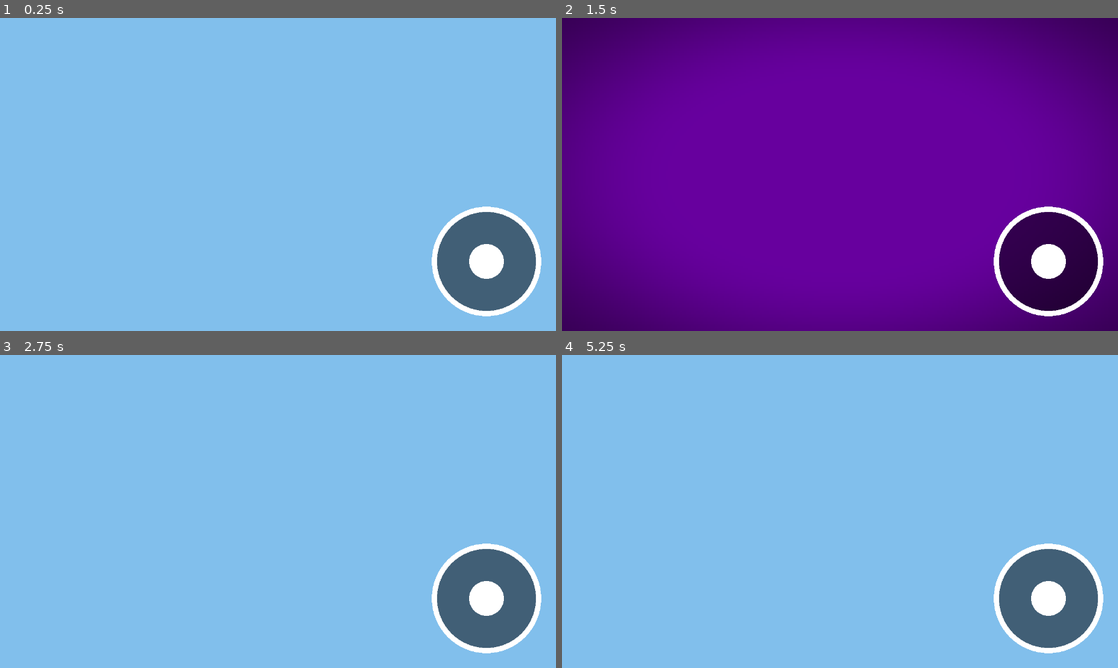
Above: before the commit, frames 1-4 (two rows, left to right).
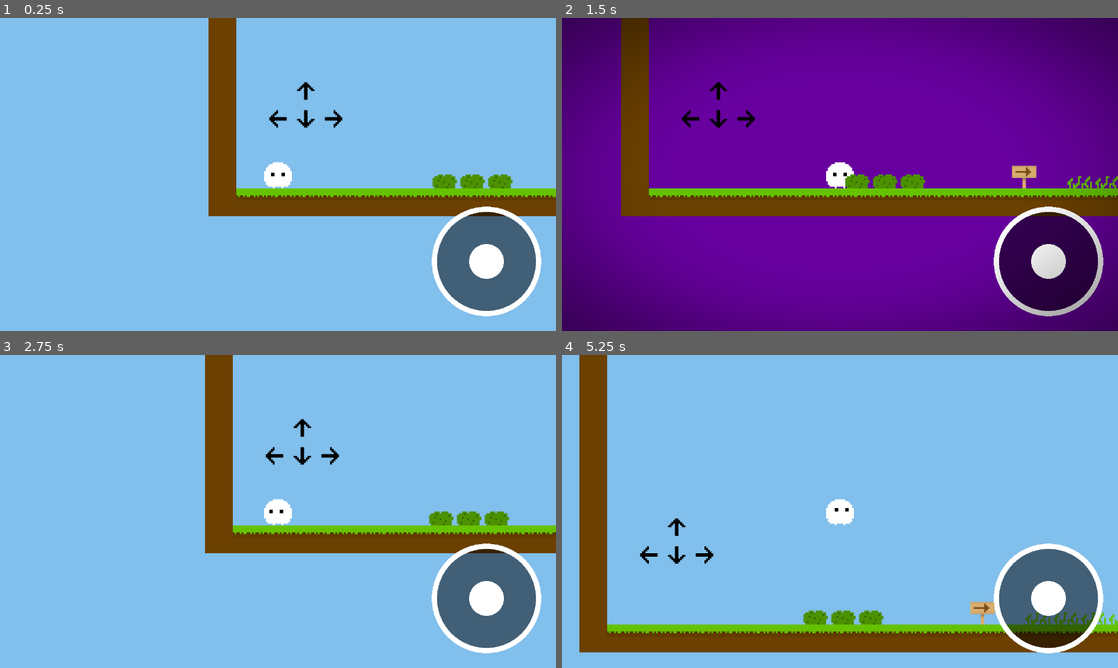
Above: after the commit, the same moments.

Repository: Shadow-Switch/Shadow-Switch
Game: Godot game, scene res://scenes/game.tscn
Two runs of this game, one before a commit and one after it. Both use one fixed random seed, a clock stepped at 60 frames per second and the inputs below.
Inputs (mouse positions are in pixels of both pictures, inside the frame that each line leads up to):
- Up to frame 1 (0.25 s): no input
- Up to frame 2 (1.5 s): tap Enter (ui_accept) at 0.5 s; move the mouse to (962, 158) at 0.52 s; hold D (move_right) 0.53-1.25 s; tap X (switch_dimension) at 0.6 s; click (962, 158) at 0.67 s; tap W (jump) at 0.77 s; drag from (728, 190) to (812, 237) at 1.27 s
- Up to frame 3 (2.75 s): tap Enter (ui_accept) at 2 s; move the mouse to (333, 442) at 2.02 s; hold A (move_left) from 2.03 s (still down); tap X (switch_dimension) at 2.1 s
- Up to frame 4 (5.25 s): release A (move_left) at 2.75 s; drag from (812, 574) to (673, 464) at 2.77 s; tap Enter (ui_accept) at 3.5, 5 s; move the mouse to (1006, 558) at 3.52 s; hold D (move_right) 3.53-4.25 s; tap X (switch_dimension) at 3.6, 5.1 s; tap W (jump) at 3.77 s; drag from (673, 464) to (756, 433) at 4.27 s; move the mouse to (867, 511) at 5.02 s; hold D (move_right) from 5.03 s (still down); click (867, 511) at 5.17 s

The runs differ from the first frame. In frame 1, 9.3% of the frame differs, in the area x 37-100%, y 0-64%; in frame 2, 13%; in frame 3, 9.3%; in frame 4, 14%, in the area x 3-100%, y 0-96%.

Commit message:
버그 수정 및 누락된 꽃 추가

Diff:
--- a/scenes/game.tscn
+++ b/scenes/game.tscn
@@ -13,11 +13,6 @@
 position = Vector2(8, 8)
 
 [node name="CanvasLayer" type="CanvasLayer" parent="." unique_id=1884144013]
-
-[node name="ColorRect" type="ColorRect" parent="CanvasLayer" unique_id=1346394329]
-material = ExtResource("4_iywne")
-offset_right = 320.0
-offset_bottom = 180.0
 
 [node name="TouchScreenJoystick" type="Control" parent="CanvasLayer" unique_id=801613196]
 layout_mode = 3
@@ -43,8 +38,15 @@
 action_down = &"switch_dimension"
 metadata/_custom_type_script = "uid://bxed2wxh288sw"
 
-[node name="BackGroundColor" type="ColorRect" parent="CanvasLayer" unique_id=1692858609]
-z_index = -1
+[node name="ColorRect" type="ColorRect" parent="CanvasLayer" unique_id=1346394329]
+material = ExtResource("4_iywne")
+offset_right = 320.0
+offset_bottom = 180.0
+
+[node name="CanvasLayer2" type="CanvasLayer" parent="." unique_id=2046220483]
+layer = -1
+
+[node name="BackGroundColor" type="ColorRect" parent="CanvasLayer2" unique_id=1692858609]
 offset_right = 320.0
 offset_bottom = 180.0
 color = Color(0.506, 0.749, 0.925, 1)
--- a/scenes/levels/1.tscn
+++ b/scenes/levels/1.tscn
@@ -44,7 +44,7 @@
 tile_set = ExtResource("2_le1x0")
 
 [node name="RealLayer" type="TileMapLayer" parent="." unique_id=1530670149]
-tile_map_data = PackedByteArray("AAAAAAEABAAAAAAAAAD//wEABAA …(12527 unchanged characters)… AFAAAAAACZAP7/BAAFAAAAAACbAPz/BAADAAAAAAA=")
+tile_map_data = PackedByteArray("AAAAAAEABAAAAAAAAAD//wEABAA …(12527 unchanged characters)… AFAAAAAACZAP7/BAAFAAAAAACbAPz/BAADAAAAAAB3ABwABAAEAAEAAABwAP7/BAAEAAEAAAA=")
 tile_set = ExtResource("2_le1x0")
 
 [node name="Spike" type="TileMapLayer" parent="RealLayer" unique_id=681493918]
--- a/scripts/game.gd
+++ b/scripts/game.gd
@@ -24,7 +24,7 @@
 		real.get_node("Spike").set_collision_enabled(true)
 		shadow.get_node("Spike").set_collision_enabled(false)
 		$CanvasLayer/ColorRect.visible = false
-		$CanvasLayer/BackGroundColor.color = Color(0.506, 0.749, 0.925)
+		$CanvasLayer2/BackGroundColor.color = Color(0.506, 0.749, 0.925)
 	else:
 		real.visible = false
 		shadow.visible = true
@@ -33,7 +33,7 @@
 		real.get_node("Spike").set_collision_enabled(false)
 		shadow.get_node("Spike").set_collision_enabled(true)
 		$CanvasLayer/ColorRect.visible = true
-		$CanvasLayer/BackGroundColor.color = Color(0.403, 0.0, 0.62, 1.0)
+		$CanvasLayer2/BackGroundColor.color = Color(0.403, 0.0, 0.62, 1.0)
 
 func load_level(path):
 	# 레벨 씬 변경
